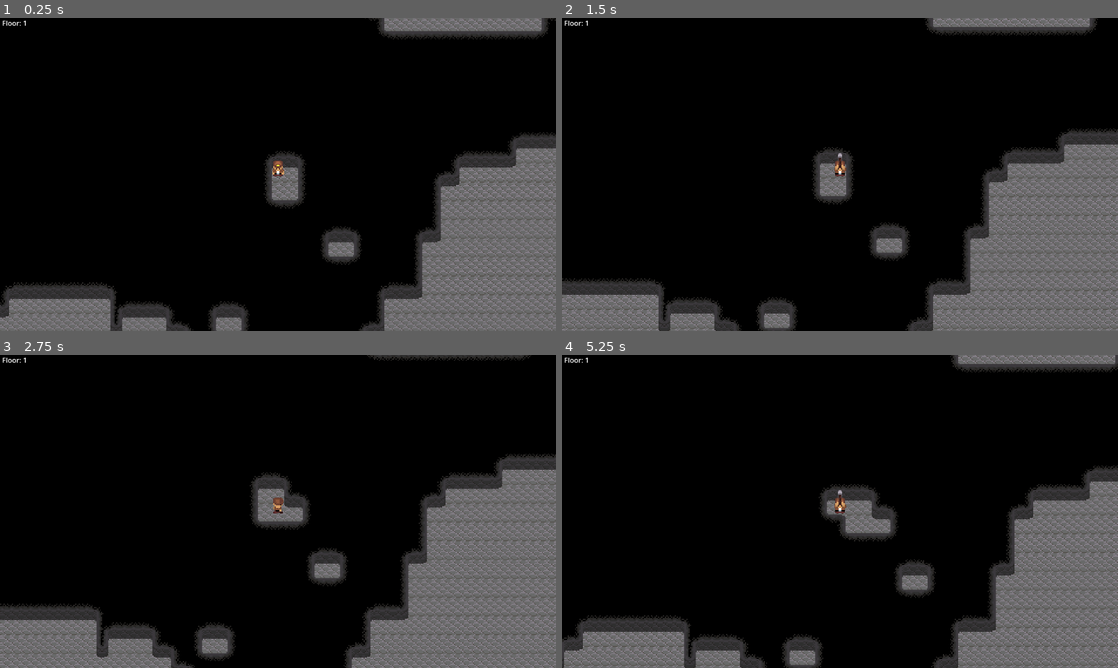
Above: before the commit, frames 1-4 (two rows, left to right).
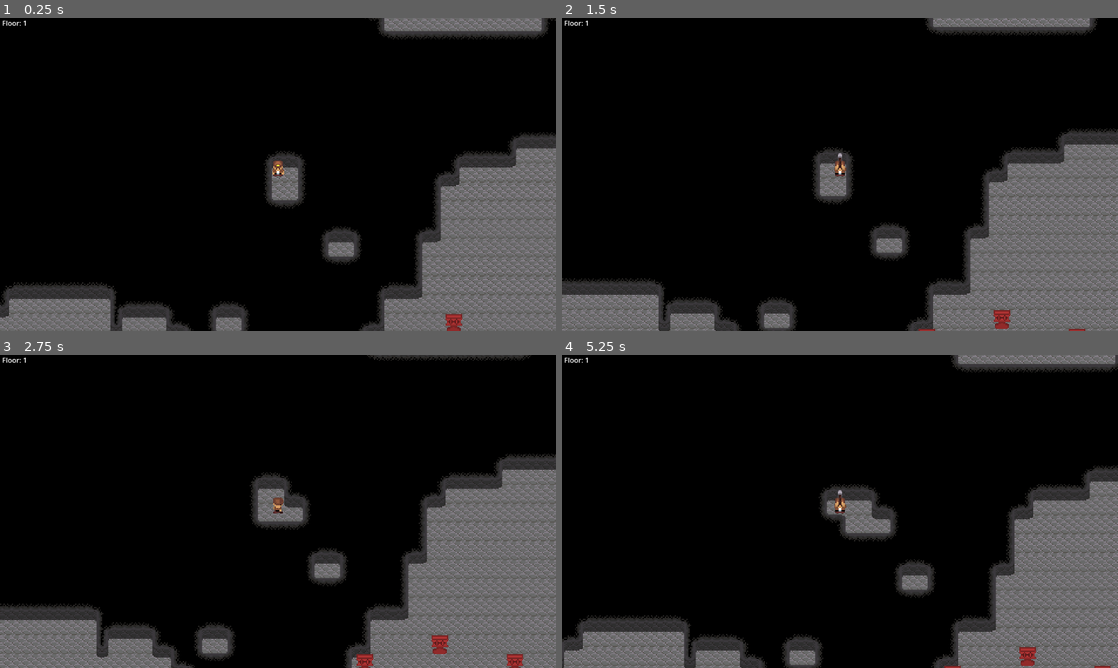
Above: after the commit, the same moments.

Repository: ethanbaedke/Mining-Game
Game: Godot game, scene res://game_manager.tscn
The game is run twice, just before and just after one commit, with the same random seed, the same clock (stepped at 60 frames per second) and the same inputs.
Inputs:
- Up to frame 1 (0.25 s): no input
- Up to frame 2 (1.5 s): tap Enter at 0.5 s; hold Right (move_right) 0.53-1.28 s; tap C (use_pickaxe) at 0.6, 1.35 s; hold Down (move_down) from 1.28 s (still down)
- Up to frame 3 (2.75 s): release Down (move_down) at 2.03 s; hold Right (move_right) from 2.03 s (still down); tap C (use_pickaxe) at 2.1 s
- Up to frame 4 (5.25 s): release Right (move_right) at 2.78 s; hold Up (move_up) 2.78-3.53 s; tap C (use_pickaxe) every 0.75 s from 2.85 to 5.1 s; hold Left (move_left) 3.53-5.03 s; hold Down (move_down) from 5.03 s (still down)

The runs differ from the first frame. In frame 1, 0.1% of the frame differs, in the area x 80-84%, y 94-100%; in frame 2, 0.2%; in frame 3, 0.4%, in the area x 64-95%, y 89-100%; in frame 4, 0.2%.

Commit message:
Created dash enemy (idle for now) that kills player on touch.

Diff:
--- /dev/null
+++ b/mining-game/dashing_enemy.gd
@@ -0,0 +1,13 @@
+class_name DashingEnemy extends Node2D
+
+func _handle_body_entered(body:Node2D) -> void:
+
+	# If this enemy touches the player, kill them.
+	if (body is PlayerCharacter):
+		body.kill_player()
+
+func _on_head_body_entered(body: Node2D) -> void:
+	_handle_body_entered(body)
+
+func _on_body_body_entered(body: Node2D) -> void:
+	_handle_body_entered(body)
--- /dev/null
+++ b/mining-game/dashing_enemy.tscn
@@ -0,0 +1,45 @@
+[gd_scene format=3 uid="uid://cdntrlsbstvpm"]
+
+[ext_resource type="Texture2D" uid="uid://c8ph8ofod4sta" path="res://dashing_enemy_spritesheet.png" id="1_5r41k"]
+[ext_resource type="Script" uid="uid://btysxomk4twwq" path="res://dashing_enemy.gd" id="1_yl63k"]
+
+[sub_resource type="RectangleShape2D" id="RectangleShape2D_yl63k"]
+size = Vector2(12, 5)
+
+[sub_resource type="RectangleShape2D" id="RectangleShape2D_5r41k"]
+size = Vector2(10, 3)
+
+[node name="DashingEnemy" type="Node2D" unique_id=1273210817]
+script = ExtResource("1_yl63k")
+
+[node name="Head" type="Area2D" parent="." unique_id=1132862508]
+position = Vector2(0, -6)
+collision_layer = 0
+monitorable = false
+
+[node name="Sprite2D" type="Sprite2D" parent="Head" unique_id=1117944061]
+position = Vector2(0, 1)
+texture = ExtResource("1_5r41k")
+region_enabled = true
+region_rect = Rect2(16, 0, 16, 16)
+
+[node name="HeadCollisionShape" type="CollisionShape2D" parent="Head" unique_id=650152596]
+position = Vector2(0, -0.5)
+shape = SubResource("RectangleShape2D_yl63k")
+
+[node name="Body" type="Area2D" parent="." unique_id=1228915583]
+collision_layer = 0
+monitorable = false
+
+[node name="BodySprite" type="Sprite2D" parent="Body" unique_id=1154763131]
+position = Vector2(0, -5)
+texture = ExtResource("1_5r41k")
+region_enabled = true
+region_rect = Rect2(0, 0, 16, 16)
+
+[node name="BodyCollisionShape" type="CollisionShape2D" parent="Body" unique_id=128430652]
+position = Vector2(0, 0.5)
+shape = SubResource("RectangleShape2D_5r41k")
+
+[connection signal="body_entered" from="Head" to="." method="_on_head_body_entered"]
+[connection signal="body_entered" from="Body" to="." method="_on_body_body_entered"]
--- a/mining-game/game_manager.gd
+++ b/mining-game/game_manager.gd
@@ -6,24 +6,36 @@
 
 var _mine_level:MineLevel = null
 
-func move_to_next_floor() -> void:
-
-	# Free the mine level and wait for it to be freed (end of the frame).
-	_mine_level.queue_free()
-	await get_tree().process_frame
-
-	# Increment our current floor.
-	current_floor += 1
-
-	# Reinstantiate the mine level.
-	_mine_level = MINE_LEVEL_SCENE.instantiate()
-	self.add_child(_mine_level)
-
 func _ready() -> void:
 
 	# Set the floor to 1.
 	current_floor = 1
 
 	# Instantiate the mine level.
+	_instantiate_mine_level()
+
+func _instantiate_mine_level() -> void:
+
 	_mine_level = MINE_LEVEL_SCENE.instantiate()
+	_mine_level.level_cleared.connect(_on_mine_level_level_cleared)
+	_mine_level.player_killed.connect(_on_mine_level_player_killed)
 	self.add_child(_mine_level)
+
+func _free_mine_level() -> void:
+
+	# Free the mine level and wait for it to be freed (end of the frame).
+	_mine_level.queue_free()
+	await get_tree().process_frame
+
+func _on_mine_level_level_cleared() -> void:
+
+	# Increment our current floor.
+	current_floor += 1
+
+	await _free_mine_level()
+	_instantiate_mine_level()
+
+func _on_mine_level_player_killed() -> void:
+
+	await _free_mine_level()
+	_instantiate_mine_level()
--- a/mining-game/mine_level.gd
+++ b/mining-game/mine_level.gd
@@ -9,6 +9,7 @@
 @onready var player_camera:Camera2D = $PlayerCharacter/Camera2D
 
 const CAVE_HOLE_SCENE:PackedScene = preload("res://cave_hole.tscn")
+const DASHING_ENEMY_SCENE:PackedScene = preload("res://dashing_enemy.tscn")
 
 const MAP_WIDTH:int = 64
 const MAP_HEIGHT:int = 64
@@ -24,6 +25,9 @@
 	TileSet.CellNeighbor.CELL_NEIGHBOR_TOP_RIGHT_CORNER
 ]
 
+signal level_cleared
+signal player_killed
+
 # Reference retrieved on ready.
 var _game_manager:GameManager = null
 
@@ -44,6 +48,7 @@
 	# Grab a reference to the game manager, which should be this nodes parent.
 	_game_manager = get_parent()
 
+	# Generate the map
 	var map:PackedByteArray = _generate_map()
 
 	# Place visual tiles for all physical tiles present in the wall_physical_layer.
@@ -51,9 +56,15 @@
 	for cell_coords:Vector2i in used_cell_coords:
 		_update_visual_tilemap_cell(cell_coords)
 
+	# Set the starting position of the player.
 	_set_player_starting_position(map)
 
-	# Set the player camera's bounds
+	# Listen for the player dying so we can fire our own event.
+	player_character.player_killed.connect(func() -> void:
+		player_killed.emit()
+	)
+
+	# Set the player camera's bounds.
 	player_camera.limit_left = -1 * 16
 	player_camera.limit_right = (MAP_WIDTH + 1) * 16
 	player_camera.limit_top = -1 * 16
@@ -126,7 +137,24 @@
 				wall_physical_layer.set_cells_terrain_connect([Vector2i(x, y)], 0, 0)
 				map[x + (y * MAP_WIDTH)] = 1
 
+	_place_enemies(map, rng)
+
 	return map
+
+# Places enemies around the map.
+func _place_enemies(map:PackedByteArray, rng:RandomNumberGenerator) -> void:
+
+	# Iterate over the map.
+	for y:int in range(MAP_HEIGHT):
+		for x:int in range(MAP_WIDTH):
+
+			# For each empty cell, there is a 1% chance to spawn a dashing enemy.
+			if (map[x + (y * MAP_WIDTH)] == 0 && rng.randi_range(0, 99) == 0):
+
+				# Spawn the dashing enemy.
+				var enemy:DashingEnemy = DASHING_ENEMY_SCENE.instantiate()
+				enemy.position = Vector2((x * 16) + 8, (y * 16) + 8)
+				self.add_child(enemy)
 
 # Places a hole.
 func _place_hole(map:PackedByteArray, rng:RandomNumberGenerator) -> void:
@@ -147,7 +175,7 @@
 	# If the player touches the hole, move to the next floor.
 	hole.body_entered.connect(func(body:Node2D) -> void:
 		if (body == player_character):
-			_game_manager.move_to_next_floor()
+			level_cleared.emit()
 	)
 
 # Outlines the map with unbreakable physical and visual tiles.
--- a/mining-game/player_character.gd
+++ b/mining-game/player_character.gd
@@ -24,6 +24,8 @@
 
 const MOVE_SPEED:int = 40
 
+signal player_killed
+
 enum FacingDirection { LEFT, RIGHT, UP, DOWN }
 var _face_dir:FacingDirection = FacingDirection.DOWN
 
@@ -34,6 +36,9 @@
 # How long the player holds the pickaxe down after swinging it.
 var _pickaxe_thrust_time:float = 0.25
 var _pickaxe_anim_time:float = 0.0
+
+func kill_player() -> void:
+	player_killed.emit()
 
 func _physics_process(delta:float) -> void:
 
Not shown, added: mining-game/dashing_enemy.gd.uid
Binary file added: mining-game/dashing_enemy_spritesheet.png
Not shown, added: mining-game/dashing_enemy_spritesheet.png.import
Not shown, added: Aseprite/dashing_enemy_sprite.aseprite
